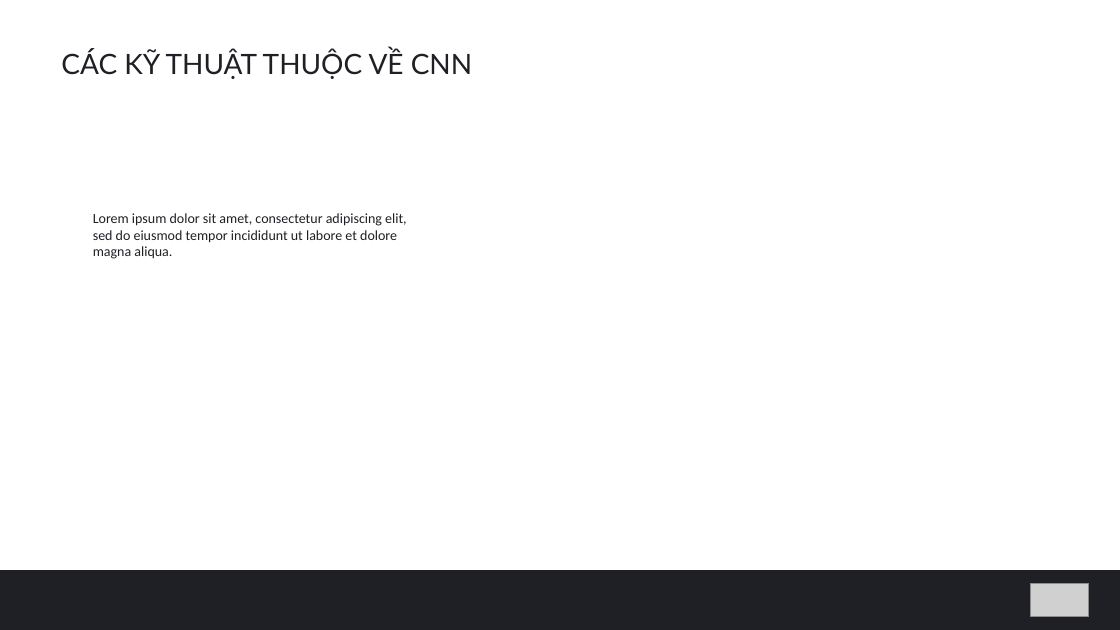
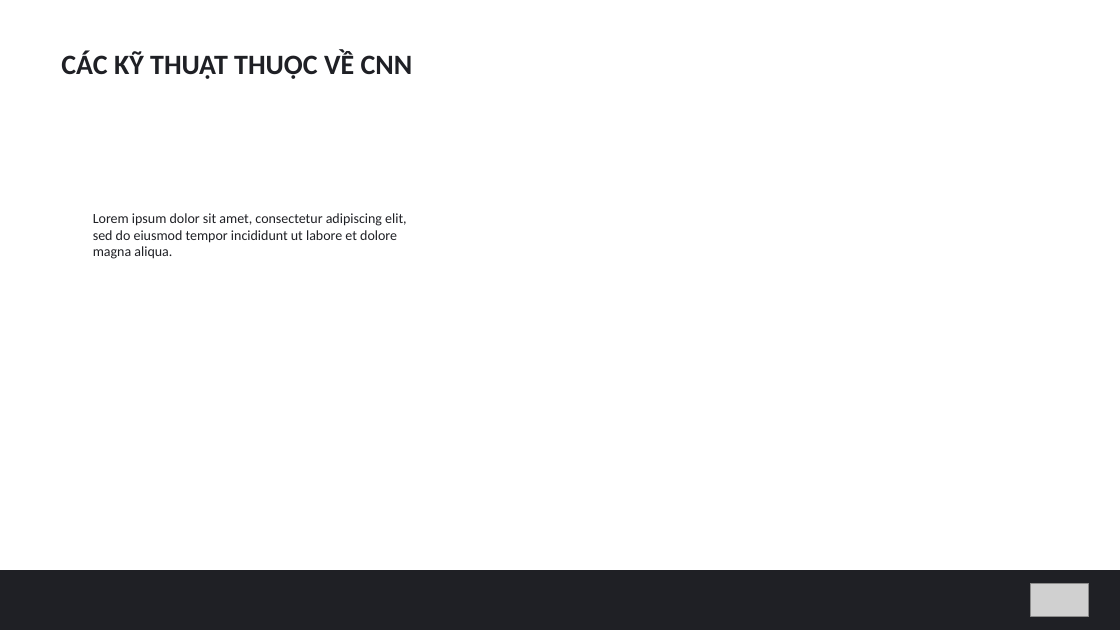
Before and after one commit to hungvm2/MoD_machine_learning, a slide deck: slide 6 of slide.pptx. Drawn at 1120x630 pixels with LibreOffice and Linux fonts; fonts in the diff are those of the drawing; grey boxes stand for pictures. Boxes give left, top, right and bottom in pixels: in the first picture for what was removed or moved away, otherwise in the second. Text is boxed around its words. In the diff, an @@ line names an element or a change of style, - is before the commit and + after.

```diff
--- a/slide.pptx
+++ b/slide.pptx
@@ text "CÁC KỸ THUẬT THUỘC VỀ ..." at (x1=61, y1=51, x2=413, y2=79): font Lato to Calibri, bold on @@
```
Also in this commit, not shown: 10 other slides changed, 11 slides added, 4 slides removed, 1 other file.
